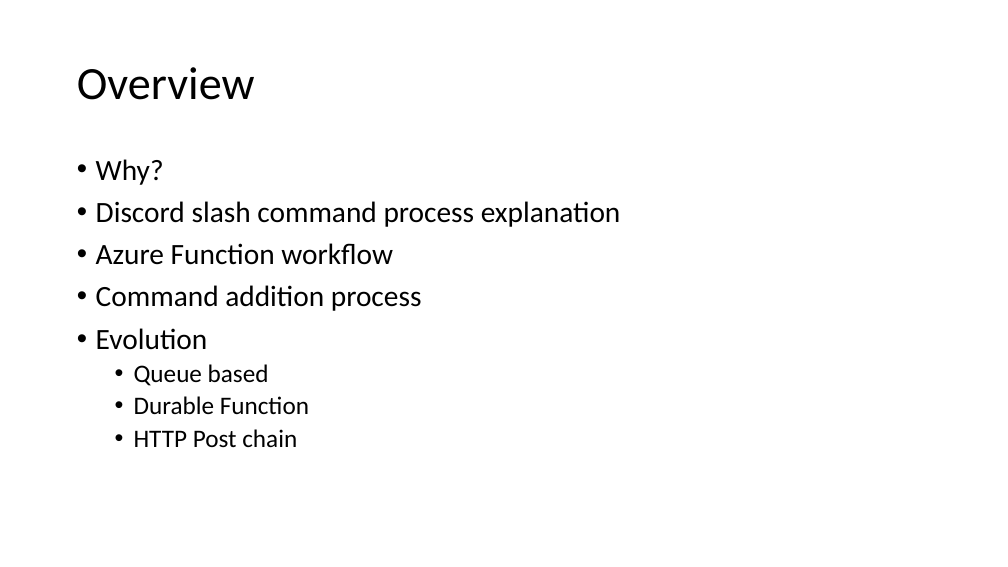
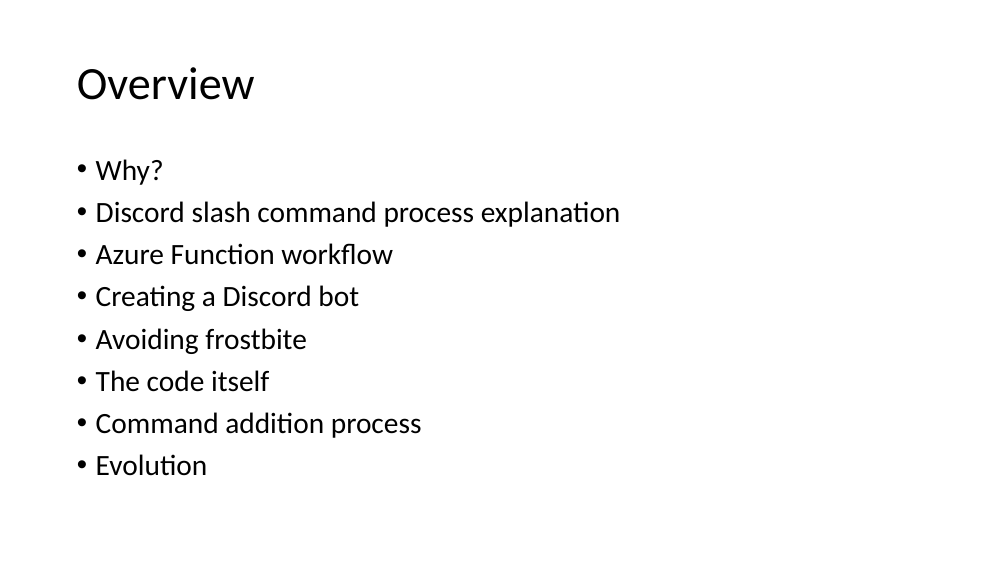
Before and after one commit to ThePoShWolf/Sessions, a slide deck: slide 3 of 2023-04-26 - Building a serverless Discord bot/PowerShell Summit 2023 - Serverless Discord bot.pptx. Drawn at 1008x567 pixels with LibreOffice and Linux fonts; fonts in the diff are those of the drawing; background and template pictures are left out. Boxes give left, top, right and bottom in pixels: in the first picture for what was removed or moved away, otherwise in the second. Text is boxed around its words. In the diff, an @@ line names an element or a change of style, - is before the commit and + after.

```diff
--- a/2023-04-26 - Building a serverless Discord bot/PowerShell Summit 2023 - Serverless Discord bot.pptx
+++ b/2023-04-26 - Building a serverless Discord bot/PowerShell Summit 2023 - Serverless Discord bot.pptx
@@ text at [96, 285, 359, 392]: paragraphs added @@
+• Creating a Discord bot
+• Avoiding frostbite
+• The code itself
@@ text at [134, 364, 309, 448]: paragraphs removed @@
-  • Queue based
-  • Durable Function
-  • HTTP Post chain
```
Also in this commit, not shown: 3 slides added.
